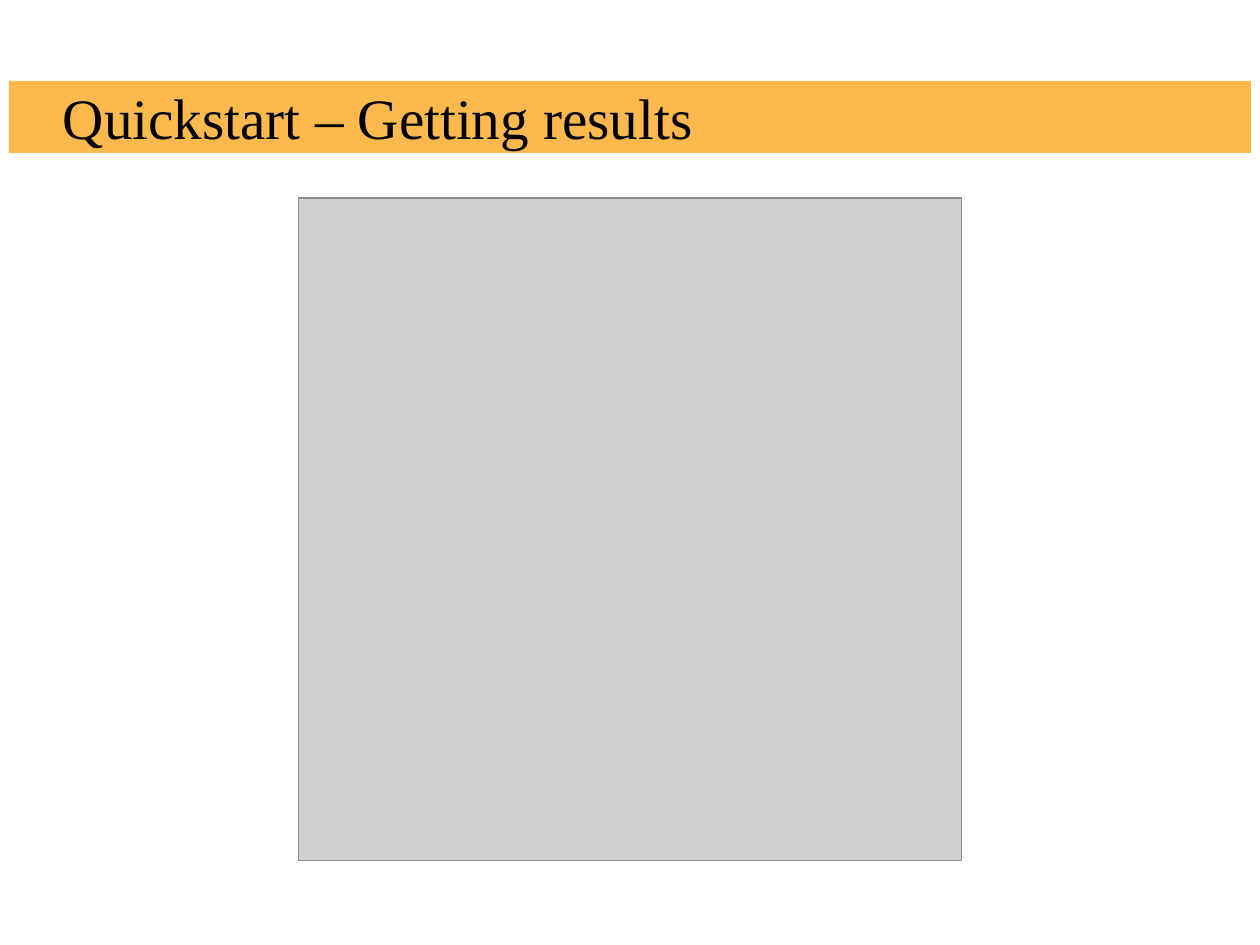
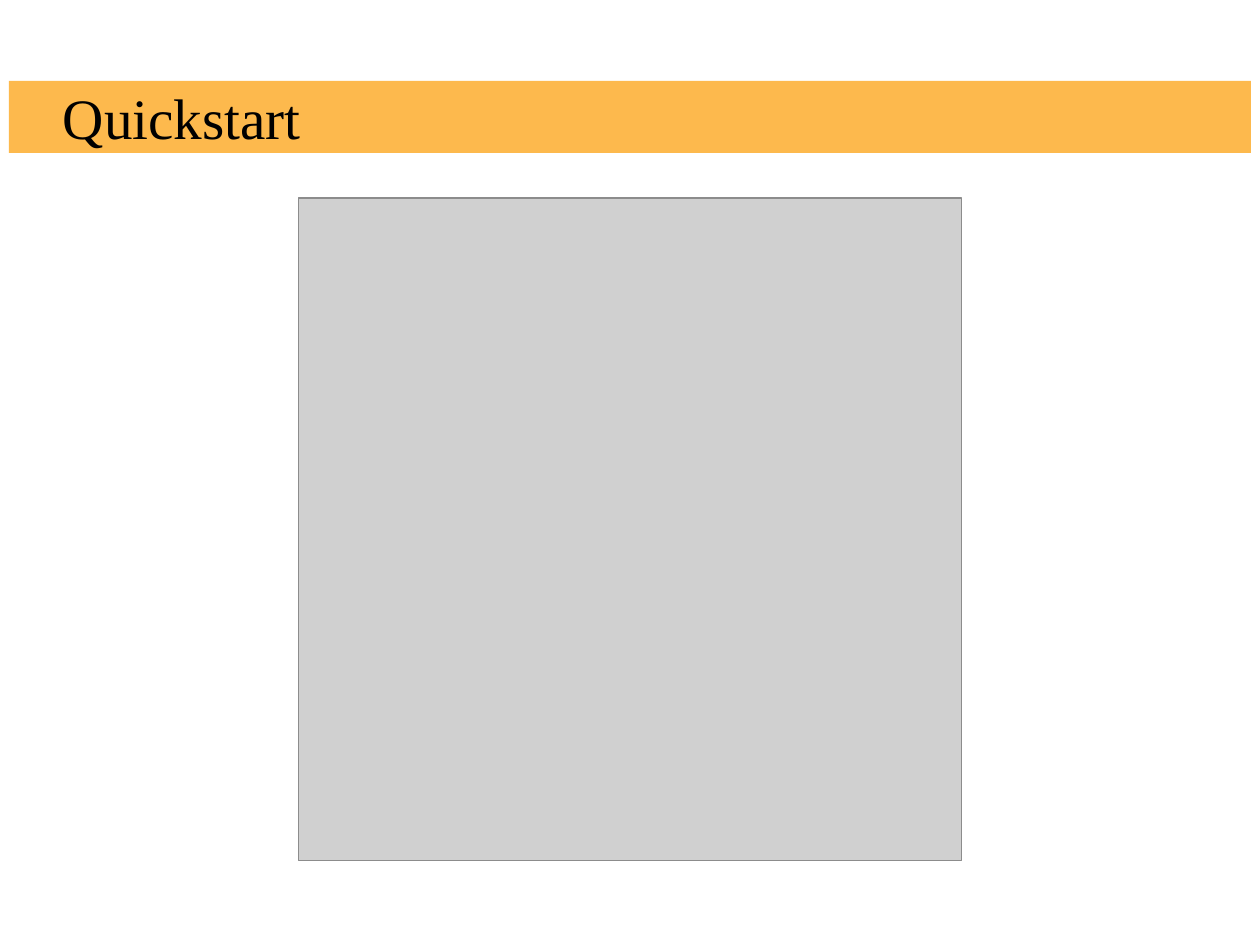
Before and after one commit to russoz/celery-presentation, a slide deck: slide 6 of celery.odp. Drawn at 1260x945 pixels with LibreOffice and Linux fonts; fonts in the diff are those of the drawing; grey boxes stand for pictures; background and template pictures are left out. Boxes give left, top, right and bottom in pixels: in the first picture for what was removed or moved away, otherwise in the second. Text is boxed around its words. In the diff, an @@ line names an element or a change of style, - is before the commit and + after.

```diff
--- a/celery.odp
+++ b/celery.odp
@@ title at bbox=[63, 99, 301, 149]: text changed @@
-Quickstart – Getting results
+Quickstart
```
Also in this commit, not shown: 6 other slides changed, 8 slides added, 9 slides removed, 15 other files.
